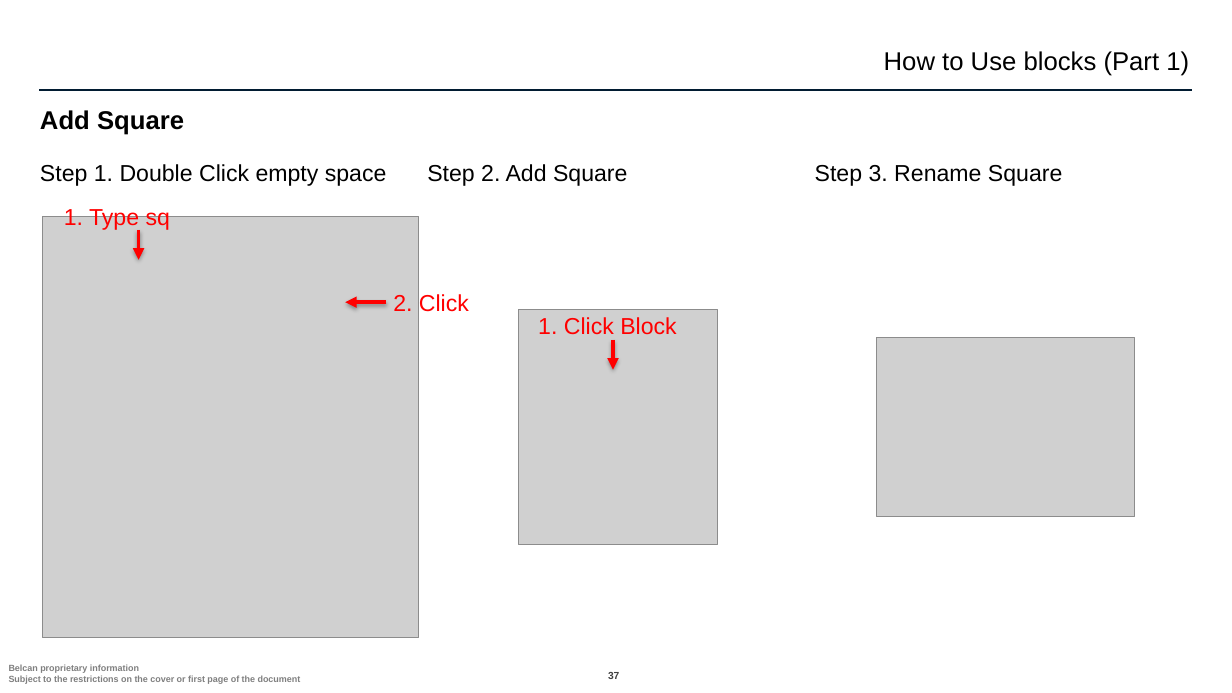
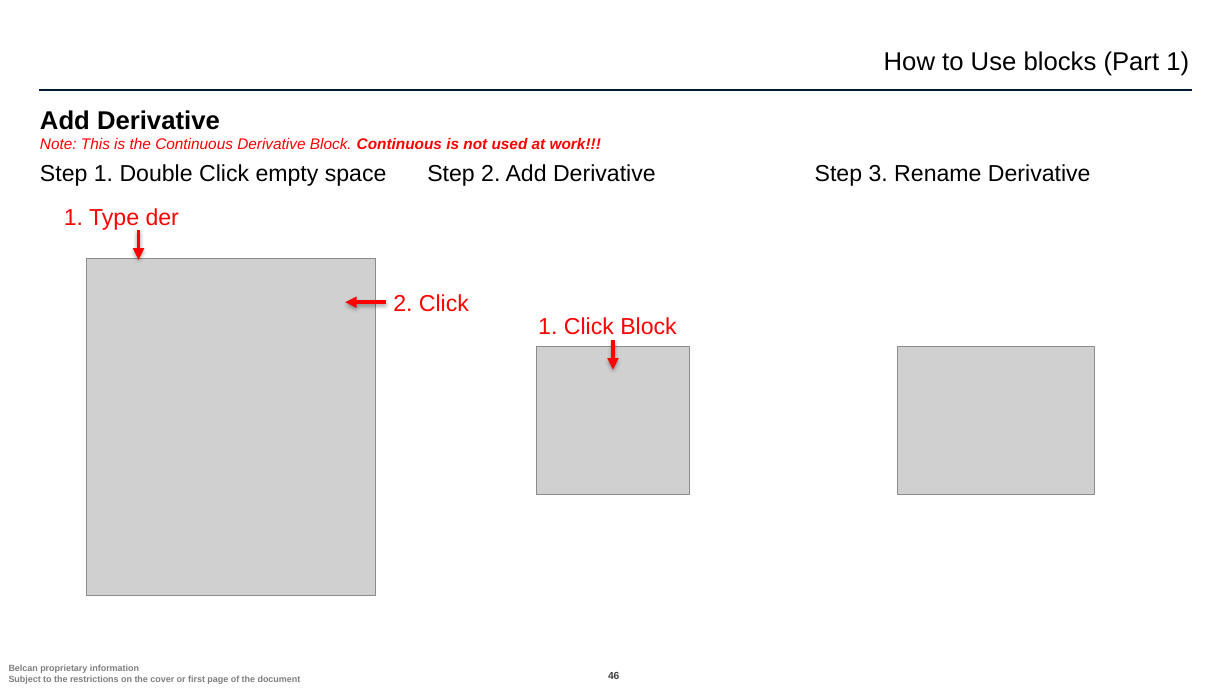
Before and after one commit to ntylerbelcan/aviation-controls-simulink-training-Belcan, a slide deck: slide 46 of ch02/Chapter 2 02_derivative_System.pptx (slide 37 before the commit). Drawn at 1232x693 pixels with LibreOffice and Linux fonts; fonts in the diff are those of the drawing; grey boxes stand for pictures; background and template pictures are left out. Boxes give left, top, right and bottom in pixels: in the first picture for what was removed or moved away, otherwise in the second. Text is boxed around its words. In the diff, an @@ line names an element or a change of style, - is before the commit and + after.

```diff
--- a/ch02/Chapter 2 02_derivative_System.pptx
+++ b/ch02/Chapter 2 02_derivative_System.pptx
@@ title at (x1=40, y1=110, x2=601, y2=149): text changed; size 20 to 12 pt; text colour #000000 to #FF0000; italic on @@
-Add Square
+Add Derivative
+Note: This is the Continuous Derivative Block. Continuous is not used at work!!!
@@ text at (x1=427, y1=164, x2=656, y2=186): text changed @@
-Step 2. Add Square
+Step 2. Add Derivative
@@ text at (x1=815, y1=164, x2=1091, y2=186): text changed @@
-Step 3. Rename Square
+Step 3. Rename Derivative
@@ text at (x1=64, y1=208, x2=179, y2=230): text changed @@
-1. Type sq
+1. Type der
@@ picture resized from (x1=43, y1=216, x2=419, y2=638) to (x1=86, y1=259, x2=375, y2=596) @@
@@ picture removed at (x1=519, y1=310, x2=718, y2=545) @@
@@ picture added at (x1=537, y1=347, x2=689, y2=494) @@
@@ picture resized from (x1=876, y1=337, x2=1135, y2=517) to (x1=897, y1=347, x2=1094, y2=494) @@
@@ page number at (x1=608, y1=672, x2=619, y2=679): text changed @@
-37
+46
```
Also in this commit, not shown: 8 other slides changed, 10 slides added, 11 other files.
